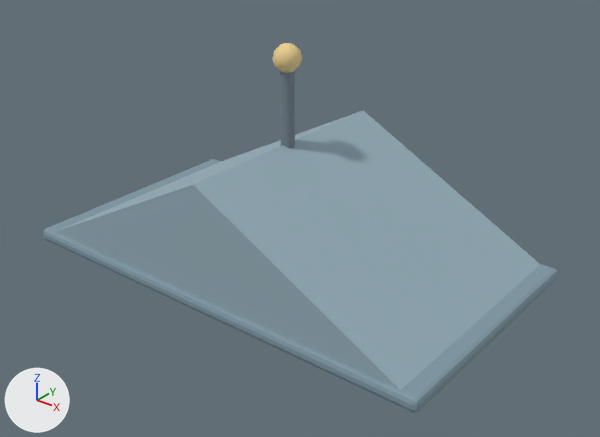
Before and after pictures for a commit that changed the glTF model android-games/tower-trials/art/models/tower_roof.glb.
Before and after are seen from a 50 mm camera at (2.07, -2.01, 1.75) aimed at (0.12, 0.43, 0.23). The axes (+X, +Y, +Z) are drawn at lower left. The lights are the same throughout. The older version comes first. Vertices at exactly the same position are counted once.

Objects in the first picture: 'tower_roof_Palette'.
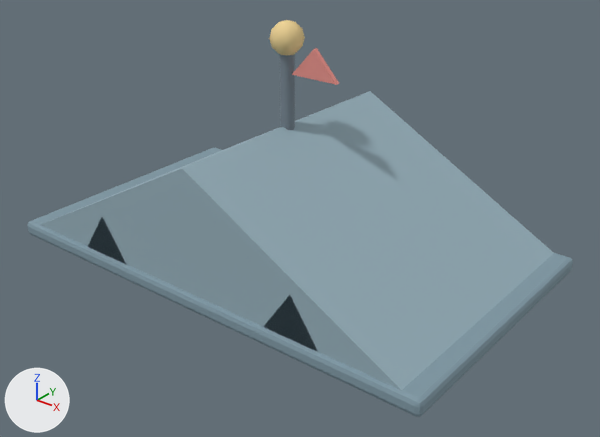
Location of each change, [x1, y1, x2, y2] in pixels of the pictures (600 x 437 px; the box of a moved part takes in the faces that stretch with it):
'tower_roof_Palette', reshaped (6% wider, 7% taller): before [43, 43, 557, 413]; after [27, 20, 573, 417]
part 1 of me_tower_roof_palettemesh, moved or reshaped: before [56, 110, 540, 353]; after [41, 91, 554, 353]
part 2 of me_tower_roof_palettemesh, moved or reshaped: before [43, 159, 557, 413]; after [27, 148, 573, 417]
part 3 of me_tower_roof_palettemesh, added (blue): after [88, 217, 126, 264]
part 4 of me_tower_roof_palettemesh, added (blue): after [264, 296, 318, 352]
part 5 of me_tower_roof_palettemesh, added (blue): after [280, 54, 295, 130]
part 6 of me_tower_roof_palettemesh, moved or reshaped: before [272, 43, 302, 73]; after [269, 20, 305, 55]
part 7 of me_tower_roof_palettemesh, added (pink): after [292, 48, 339, 85]

Patch to the scene script:
```diff
--- a/android-games/tower-trials/art/models/tower_roof.glb.py
+++ b/android-games/tower-trials/art/models/tower_roof.glb.py
@@ me_tower_roof_palettemesh @@
 # used by ob_tower_roof_palette; location = (0.0, 0.0, 0.0)
-me_tower_roof_palettemesh.from_pydata(...)  # 120 vertices, 224 faces; spans x -1.01..1.01, y -0.07..1.07, z -0.03..0.94
+me_tower_roof_palettemesh.from_pydata(...)  # 138 vertices, 248 faces; spans x -1.05..1.05, y -0.12..1.12, z 0.0..1.03
+# me_tower_roof_palettemesh part 1: the loose piece of 6 vertices spanning x -0.99..0.99, y -0.05..1.05, z 0.0..0.52 is scaled about its middle by (1.04, 1.09, 1.08), then moved by (0.0, 0.0, 0.06)
+# me_tower_roof_palettemesh part 2: the loose piece of 56 vertices spanning x -1.01..1.01, y -0.07..1.07, z -0.03..0.03 is scaled about its middle by (1.04, 1.09, 1.23), then moved by (0.0, 0.0, 0.04)
+# me_tower_roof_palettemesh part 3: the loose piece of 6 vertices spanning x -0.99..0.99, y -0.05..1.05, z 0.0..0.52 is copied, and the copy is scaled about its middle by (0.152, 0.145, 0.423), then moved by (-0.5, -0.52, -0.11); it spans x -0.65..-0.35, y -0.1..0.06, z 0.04..0.26
+# me_tower_roof_palettemesh part 4: the loose piece of 6 vertices spanning x -0.99..0.99, y -0.05..1.05, z 0.0..0.52 is copied, and the copy is scaled about its middle by (0.152, 0.145, 0.423), then moved by (0.5, -0.52, -0.11); it spans x 0.35..0.65, y -0.1..0.06, z 0.04..0.26
+# me_tower_roof_palettemesh part 5: a new loose piece, an 8-sided cylinder along z spanning x -0.03..0.03, y 0.47..0.53, z 0.54..0.94, in mat_palette
+# me_tower_roof_palettemesh part 6: the loose piece of 42 vertices spanning x -0.06..0.06, y 0.44..0.56, z 0.82..0.94 is moved by (0.0, 0.0, 0.08)
+# me_tower_roof_palettemesh part 7: the loose piece of 6 vertices spanning x -0.99..0.99, y -0.05..1.05, z 0.0..0.52 is copied, and the copy is scaled about its middle by (0.111, 0.0182, 0.231), then moved by (0.14, 0.0, 0.62); it spans x 0.03..0.25, y 0.49..0.51, z 0.82..0.94
+# other edits to the shape of me_tower_roof_palettemesh do not show in these pictures
 me_tower_roof_palettemesh.materials.append(mat_palette)
```
